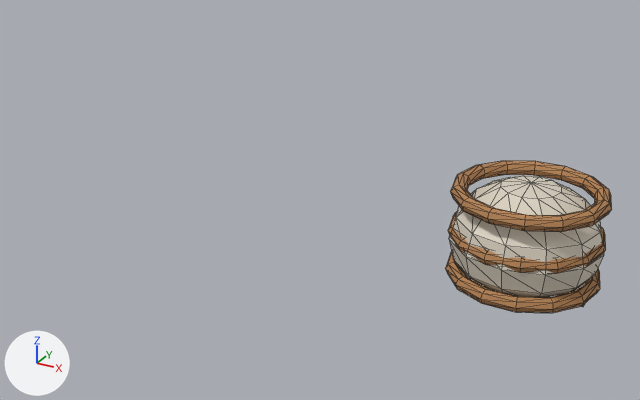
What one commit did to the glTF model public/mecha/parts/cowl-shroud/cowl-shroud.glb.
Rendered twice from a 50 mm lens placed at (0.337, -1.314, 0.704), pointed at (-0.4, 0.025, 0.034). Lighting does not change. The marker at lower left points along +X, +Y and +Z. The first picture is the older version. Mesh edges are drawn as thin lines.

Names of what the first picture shows: 'cap', 'rib0', 'rib1', 'rib2'.
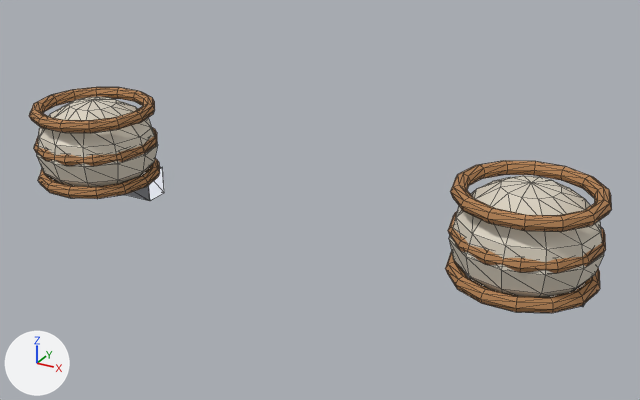
The newer file is also turned or shifted as a whole; pictures and numbers use the older file's frame.

Boxes [x1, y1, x2, y2] around the edits, measured in the pictures (640 x 400 px):
'cap_r', added (pale yellow)
    after: [37, 97, 158, 187]
'rib2_r', added (orange)
    after: [29, 87, 155, 133]
'rib0_r', added (orange)
    after: [38, 158, 160, 199]
'rib1_r', added (orange)
    after: [34, 128, 157, 166]
'lip_r', added
    after: [125, 167, 164, 201]
'cap_l', unchanged, uncovered by the edit
    after: [449, 176, 604, 297]
'cap', unchanged, covered by the edit
    before: [449, 176, 604, 297]

Patch to the scene script:
```diff
--- a/public/mecha/parts/cowl-shroud/cowl-shroud.glb.py
+++ b/public/mecha/parts/cowl-shroud/cowl-shroud.glb.py
@@ me_sphere_100 @@
+me_sphere_100.from_pydata(...)  # a UV sphere (12 segments, 8 rings, poles along z) spanning x -0.127..0.127, y -0.126..0.126, z -0.099..0.099
+me_sphere_100.materials.append(mat_bone)  # pale yellow #ddd4c4
@@ ob_lip_r @@
+ob_lip_r = bpy.data.objects.new('lip_r', me_cube_001.copy())  # the mesh of ob_lip
+ob_lip_r.location = (-0.92, 0.06, -0.03)
@@ ob_rib2_r @@
+ob_rib2_r = bpy.data.objects.new('rib2_r', me_torus_002.copy())  # the mesh of ob_rib2
+ob_rib2_r.location = (-0.92, 0.0, 0.14)
@@ ob_rib1_r @@
+ob_rib1_r = bpy.data.objects.new('rib1_r', me_torus_002.copy())  # the mesh of ob_rib2
+ob_rib1_r.location = (-0.92, 0.0, 0.07)
@@ ob_rib0_r @@
+ob_rib0_r = bpy.data.objects.new('rib0_r', me_torus_002.copy())  # the mesh of ob_rib2
+ob_rib0_r.location = (-0.92, 0.0, 0.0)
@@ ob_cap_r @@
+ob_cap_r = bpy.data.objects.new('cap_r', me_sphere_100)
+ob_cap_r.location = (-0.92, 0.0, 0.06)
```
